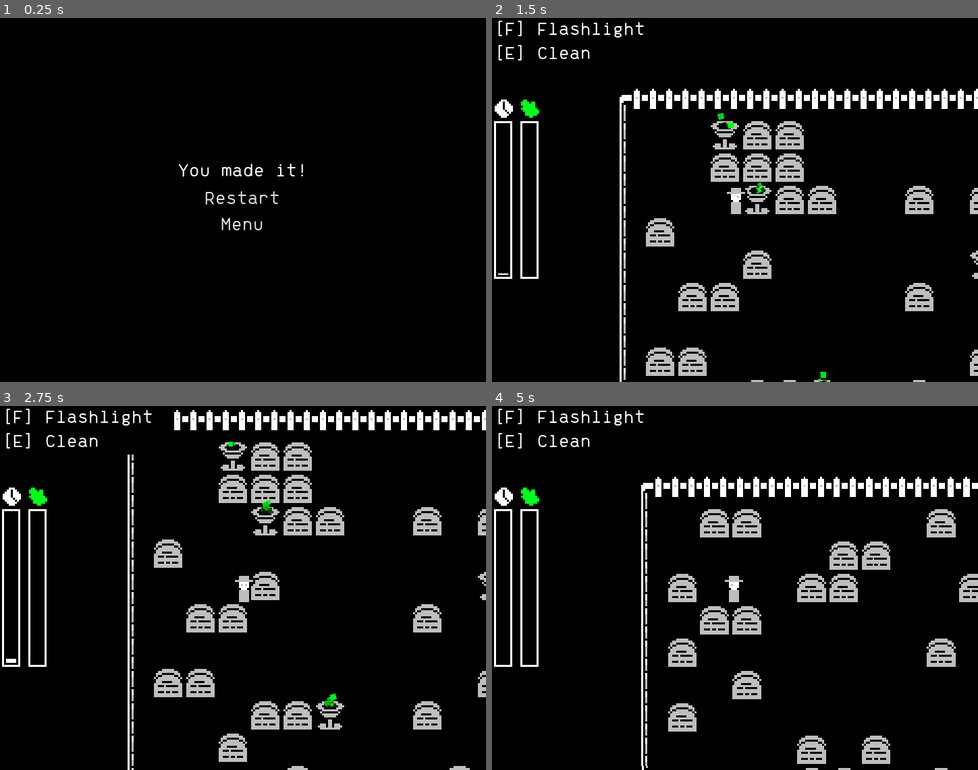
Above: before the commit, frames 1-4 (two rows, left to right).
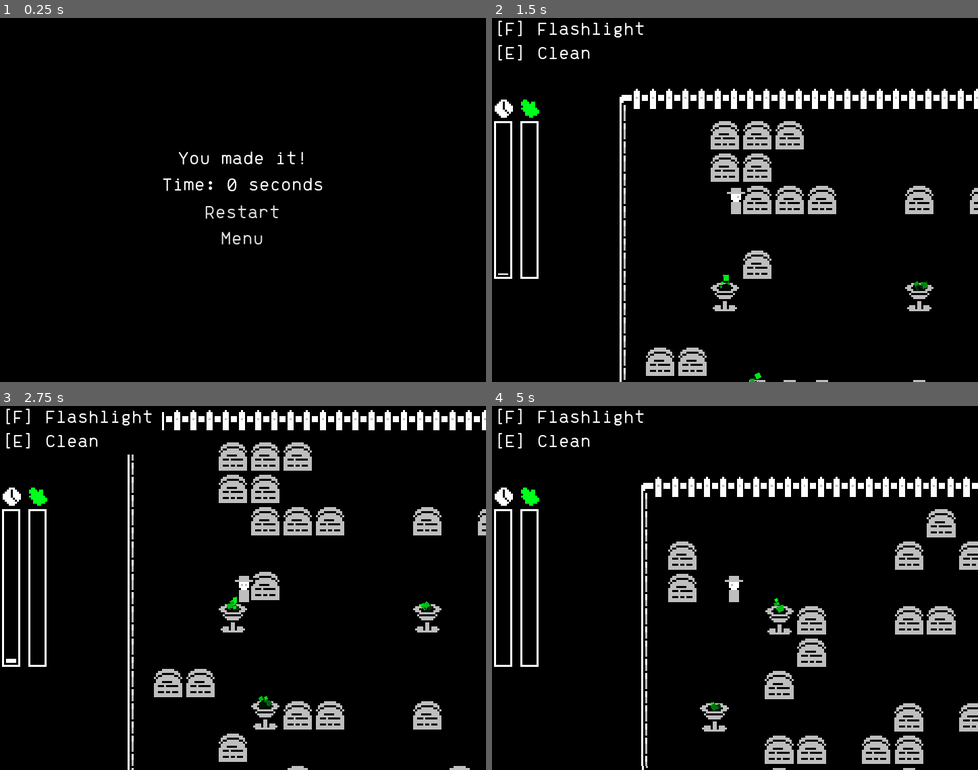
Above: after the commit, the same moments.

Repository: lucille-d/pixelles-2021
Game: Godot game, scene res://scenes/menus/GameOver.tscn
Same seed, same stepped clock (60 frames per second), same inputs: the game is played once before the commit and once after it. This scene is started directly instead of the project's main scene. Sound files missing from this copy of the repository are replaced by a short silence.
Inputs (mouse positions are in pixels of both pictures, inside the frame that each line leads up to):
- Up to frame 1 (0.25 s): no input
- Up to frame 2 (1.5 s): click "Restart" at 0.5 s; tap Enter (ui_accept) at 1.25, 1.35 s; move the mouse to (841, 181) at 1.27 s; hold D (move_right) from 1.28 s (still down)
- Up to frame 3 (2.75 s): tap Enter (ui_accept) at 1.52, 1.82, 2.27, 2.3, 2.57 s; move the mouse to (145, 606) at 2.02 s; release D (move_right) at 2.03 s; hold S (move_down) from 2.03 s (still down); tap F (activate_light) at 2.1 s
- Up to frame 4 (5 s): move the mouse to (783, 507) at 2.77 s; release S (move_down) at 2.78 s; hold D (move_right) 2.78-3.53 s; tap E (clean) at 2.85 s; tap Enter (ui_accept) at 3.05, 3.6, 3.77, 4.07, 4.52, 4.55, 4.82 s; move the mouse to (710, 660) at 3.52 s; hold W (move_up) 3.53-4.28 s; move the mouse to (880, 642) at 4.27 s; hold A (move_left) from 4.28 s (still down); tap F (activate_light) at 4.35 s; tap 0 (restart) at 4.9 s

The runs differ from the first frame. In frame 1, 1.4% of the frame differs, in the area x 33-67%, y 36-63%; in frame 2, 2.3%; in frame 3, 2.8%; in frame 4, 8.5%, in the area x 36-100%, y 28-100%.

Commit message:
(feat) balancing and UI improvement

Diff:
--- a/scenes/levels/Game.gd
+++ b/scenes/levels/Game.gd
@@ -6,10 +6,15 @@
 onready var goo_container = $GooContainer
 onready var pause_overlay = $GUI/PauseOverlay
 
+const MAX_GHOSTS = 5
 var ghost_spawn_timer = 0
+var ghost_counter = 0
 
 const LEVEL_TIME = 60 # seconds
 var current_time = 0
+var current_difficulty = 1
+const MAX_DIFFICULTY = 4
+const DIFFICULTY_TIER  = LEVEL_TIME / MAX_DIFFICULTY
 
 const MAX_CHAOS = 100
 var current_chaos = 0
@@ -19,15 +24,21 @@
 
 func _process(delta):
 	current_time += delta
+	update_difficulty()
 	ui_timebar.value = min(100, current_time * 100 / LEVEL_TIME)
 
 	if current_time >= LEVEL_TIME:
-		Global.end_game(true)
+		Global.end_game(true, current_time)
 
 	ghost_spawn_timer -= delta
 	if ghost_spawn_timer <= 0:
-		spawn_ghost()
+		if ghost_counter < MAX_GHOSTS:
+			spawn_ghost()
 		ghost_spawn_timer = randi() % 4 + 2
+
+func update_difficulty():
+	if current_time > current_difficulty * DIFFICULTY_TIER:
+		current_difficulty += 1
 
 func update_chaos(value):
 	current_chaos = max(0, current_chaos + value)
@@ -35,15 +46,23 @@
 	ui_chaosbar.value = min(100, current_chaos * 100 / MAX_CHAOS)
 
 	if current_chaos > MAX_CHAOS:
-		Global.end_game(false)
+		Global.end_game(false, current_time)
 
 func spawn_ghost():
 	var g = Ghost.instance()
 	g.position.x = randi() % 350
 	g.position.y = randi() % 250
+	g.connect("ghost_dead", self, "on_ghost_death")
+	g.game = self
 	if randf() > .5:
 		g.direction = 1
 	add_child(g)
+	ghost_counter += 1
+	print("NEW! ghosts : ", str(ghost_counter))
+
+func on_ghost_death():
+	ghost_counter -= 1
+	print("DEAD! ghosts : ", str(ghost_counter))
 
 func on_pause(is_paused):
 	if is_paused:
--- a/scenes/levels/Game.tscn
+++ b/scenes/levels/Game.tscn
@@ -1,7 +1,8 @@
-[gd_scene load_steps=12 format=2]
+[gd_scene load_steps=13 format=2]
 
 [ext_resource path="res://assets/regular.otf" type="DynamicFontData" id=1]
 [ext_resource path="res://scenes/nodes/Player.tscn" type="PackedScene" id=2]
+[ext_resource path="res://scenes/menus/HoverButton.tscn" type="PackedScene" id=3]
 [ext_resource path="res://assets/resources/env_tileset.tres" type="TileSet" id=4]
 [ext_resource path="res://scenes/nodes/ui/UIBar.tscn" type="PackedScene" id=5]
 [ext_resource path="res://scenes/levels/Game.gd" type="Script" id=6]
@@ -19,16 +20,16 @@
 glow_blend_mode = 1
 glow_bicubic_upscale = true
 
+[sub_resource type="CanvasItemMaterial" id=4]
+blend_mode = 4
+
 [sub_resource type="CanvasItemMaterial" id=3]
 blend_mode = 3
 light_mode = 1
 
 [sub_resource type="DynamicFont" id=2]
-size = 96
+size = 72
 font_data = ExtResource( 1 )
-
-[sub_resource type="CanvasItemMaterial" id=4]
-blend_mode = 4
 
 [node name="Game" type="Node2D"]
 script = ExtResource( 6 )
@@ -46,6 +47,30 @@
 sprite_rect_x = 83
 colored = true
 
+[node name="Controls" type="Panel" parent="GUI"]
+self_modulate = Color( 0, 0, 0, 1 )
+material = SubResource( 4 )
+margin_right = 80.0
+margin_bottom = 24.0
+theme = ExtResource( 7 )
+__meta__ = {
+"_edit_use_anchors_": false
+}
+
+[node name="Label" type="Label" parent="GUI/Controls"]
+margin_left = 0.595276
+margin_top = 0.992126
+margin_right = 80.5953
+margin_bottom = 26.9921
+theme = ExtResource( 7 )
+custom_colors/font_color = Color( 1, 1, 1, 1 )
+text = "[F] Flashlight
+[E] Clean"
+clip_text = true
+__meta__ = {
+"_edit_use_anchors_": false
+}
+
 [node name="PauseOverlay" type="Panel" parent="GUI"]
 visible = false
 material = SubResource( 3 )
@@ -55,9 +80,21 @@
 "_edit_use_anchors_": false
 }
 
-[node name="Label" type="Label" parent="GUI/PauseOverlay"]
-anchor_right = 1.0
+[node name="VBoxContainer" type="VBoxContainer" parent="GUI/PauseOverlay"]
+anchor_left = 0.5
+anchor_right = 0.5
 anchor_bottom = 1.0
+margin_left = -37.0
+margin_right = 37.0
+margin_bottom = -26.0
+__meta__ = {
+"_edit_use_anchors_": false
+}
+
+[node name="Label" type="Label" parent="GUI/PauseOverlay/VBoxContainer"]
+margin_right = 74.0
+margin_bottom = 126.0
+size_flags_vertical = 3
 theme = ExtResource( 7 )
 custom_fonts/font = SubResource( 2 )
 text = "||"
@@ -67,29 +104,21 @@
 "_edit_use_anchors_": false
 }
 
-[node name="Controls" type="Panel" parent="GUI"]
-self_modulate = Color( 0, 0, 0, 1 )
-material = SubResource( 4 )
-margin_right = 85.0
-margin_bottom = 24.0
-theme = ExtResource( 7 )
-__meta__ = {
-"_edit_use_anchors_": false
-}
+[node name="RestartButton" parent="GUI/PauseOverlay/VBoxContainer" instance=ExtResource( 3 )]
+anchor_right = 0.0
+margin_top = 130.0
+margin_right = 74.0
+margin_bottom = 140.0
+text = "Restart level"
+global_method = "restart"
 
-[node name="Label" type="Label" parent="GUI/Controls"]
-margin_left = 0.595276
-margin_top = 0.992126
-margin_right = 85.5953
-margin_bottom = 26.9921
-theme = ExtResource( 7 )
-custom_colors/font_color = Color( 1, 1, 1, 1 )
-text = "[F] Flashlight
-[E] Clean"
-clip_text = true
-__meta__ = {
-"_edit_use_anchors_": false
-}
+[node name="QuitButton" parent="GUI/PauseOverlay/VBoxContainer" instance=ExtResource( 3 )]
+anchor_right = 0.0
+margin_top = 144.0
+margin_right = 74.0
+margin_bottom = 154.0
+text = "Menu"
+global_method = "to_menu"
 
 [node name="BackgroundMap" type="TileMap" parent="."]
 tile_set = ExtResource( 4 )
--- a/scenes/levels/ProceduralLevel.gd
+++ b/scenes/levels/ProceduralLevel.gd
@@ -25,7 +25,7 @@
 	for x in level_width:
 		for y in level_height:
 			if x == y and x == 2: continue # player spawn position
-			if noise.get_noise_2d(float(x),float(y)) > 0.25:
+			if noise.get_noise_2d(float(x),float(y)) > 0.3:
 				if randf() <= .9:
 					set_cell(x, y, tomb_tile)
 				else:
--- a/scenes/levels/Tutorial.gd
+++ b/scenes/levels/Tutorial.gd
@@ -69,7 +69,7 @@
 func process_step_4():
 	if Input.is_action_just_pressed("ui_accept"):
 		ui_time_bar.show()
-		label.text = "If you make it to the end of the time, you win!"
+		label.text = "If you make it to the end of the timer, you win!"
 		current_step += 1
 
 func process_step_5():
--- a/scenes/levels/Tutorial.tscn
+++ b/scenes/levels/Tutorial.tscn
@@ -1,10 +1,44 @@
-[gd_scene load_steps=6 format=2]
+[gd_scene load_steps=9 format=2]
 
 [ext_resource path="res://scenes/nodes/Player.tscn" type="PackedScene" id=1]
 [ext_resource path="res://assets/resources/theme.tres" type="Theme" id=2]
 [ext_resource path="res://scenes/levels/Tutorial.gd" type="Script" id=3]
 [ext_resource path="res://scenes/nodes/ui/UIBar.tscn" type="PackedScene" id=4]
 [ext_resource path="res://assets/resources/env_tileset.tres" type="TileSet" id=5]
+[ext_resource path="res://assets/regular.otf" type="DynamicFontData" id=6]
+
+[sub_resource type="DynamicFont" id=1]
+size = 12
+font_data = ExtResource( 6 )
+
+[sub_resource type="Animation" id=2]
+resource_name = "Bounce"
+length = 0.8
+loop = true
+tracks/0/type = "value"
+tracks/0/path = NodePath("CanvasLayer/Panel/EnterLabel:margin_top")
+tracks/0/interp = 2
+tracks/0/loop_wrap = true
+tracks/0/imported = false
+tracks/0/enabled = true
+tracks/0/keys = {
+"times": PoolRealArray( 0, 0.4 ),
+"transitions": PoolRealArray( 1, 1 ),
+"update": 0,
+"values": [ -15.0, -18 ]
+}
+tracks/1/type = "value"
+tracks/1/path = NodePath("CanvasLayer/Panel/EnterLabel:visible")
+tracks/1/interp = 1
+tracks/1/loop_wrap = true
+tracks/1/imported = false
+tracks/1/enabled = false
+tracks/1/keys = {
+"times": PoolRealArray( 0, 0.4 ),
+"transitions": PoolRealArray( 1, 1 ),
+"update": 1,
+"values": [ true, false ]
+}
 
 [node name="Tutorial" type="Node2D"]
 pause_mode = 2
@@ -56,15 +90,22 @@
 }
 
 [node name="EnterLabel" type="Label" parent="CanvasLayer/Panel"]
-visible = false
 anchor_left = 1.0
 anchor_top = 1.0
 anchor_right = 1.0
 anchor_bottom = 1.0
-margin_left = -40.0
-margin_top = -10.0
+margin_left = -45.0
+margin_top = -18.0
+custom_fonts/font = SubResource( 1 )
 text = "[ENTER]"
+__meta__ = {
+"_edit_use_anchors_": false
+}
 
 [node name="GooContainer" type="Node2D" parent="."]
 
 [node name="GUI" type="CanvasLayer" parent="."]
+
+[node name="AnimationPlayer" type="AnimationPlayer" parent="."]
+autoplay = "Bounce"
+anims/Bounce = SubResource( 2 )
--- a/scenes/menus/GameOver.gd
+++ b/scenes/menus/GameOver.gd
@@ -1,6 +1,12 @@
 extends Control
 
 onready var label = $VBoxContainer/Label
+onready var time_label = $VBoxContainer/TimeLabel
 
 func _ready():
-	label.text = "You made it!" if Global.has_won else "Slime is everywhere... You lost!"
+	if Global.has_won:
+		label.text = "You made it!"
+	else:
+		label.text = "Slime is everywhere... You lost!"
+		time_label.text = "Time: " + str(floor(Global.finish_time)) + " seconds"
+		time_label.show()
--- a/scenes/menus/GameOver.tscn
+++ b/scenes/menus/GameOver.tscn
@@ -26,25 +26,32 @@
 }
 
 [node name="Label" type="Label" parent="VBoxContainer"]
-margin_top = 71.0
+margin_top = 64.0
 margin_right = 100.0
-margin_bottom = 81.0
+margin_bottom = 74.0
 text = "game over"
 align = 1
 autowrap = true
 
+[node name="TimeLabel" type="Label" parent="VBoxContainer"]
+margin_top = 78.0
+margin_right = 100.0
+margin_bottom = 88.0
+text = "Time: 0 seconds"
+align = 1
+
 [node name="RestartButton" parent="VBoxContainer" instance=ExtResource( 3 )]
 anchor_right = 0.0
-margin_top = 85.0
+margin_top = 92.0
 margin_right = 100.0
-margin_bottom = 95.0
+margin_bottom = 102.0
 text = "Restart"
 global_method = "start_game"
 
 [node name="MenuButton" parent="VBoxContainer" instance=ExtResource( 3 )]
 anchor_right = 0.0
-margin_top = 99.0
+margin_top = 106.0
 margin_right = 100.0
-margin_bottom = 109.0
+margin_bottom = 116.0
 text = "Menu"
 global_method = "to_menu"
--- a/scenes/menus/Menu.tscn
+++ b/scenes/menus/Menu.tscn
@@ -1,7 +1,11 @@
-[gd_scene load_steps=3 format=2]
+[gd_scene load_steps=5 format=2]
 
+[ext_resource path="res://assets/regular.otf" type="DynamicFontData" id=1]
 [ext_resource path="res://assets/resources/theme.tres" type="Theme" id=2]
 [ext_resource path="res://scenes/menus/HoverButton.tscn" type="PackedScene" id=3]
+
+[sub_resource type="DynamicFont" id=1]
+font_data = ExtResource( 1 )
 
 [node name="Menu" type="Control"]
 pause_mode = 2
@@ -16,39 +20,51 @@
 anchor_left = 0.5
 anchor_right = 0.5
 anchor_bottom = 1.0
-margin_left = -50.0
-margin_right = 50.0
+margin_left = -76.0
+margin_right = 76.0
 alignment = 1
 __meta__ = {
 "_edit_use_anchors_": false
 }
 
 [node name="Label" type="Label" parent="VBoxContainer"]
-margin_top = 64.0
-margin_right = 100.0
-margin_bottom = 74.0
-text = "Untitled Ghost Game"
+margin_top = 36.0
+margin_right = 152.0
+margin_bottom = 87.0
+theme = ExtResource( 2 )
+custom_fonts/font = SubResource( 1 )
+text = "Untitled Ghost Game
+
+"
 align = 1
+
+[node name="StartButton" parent="VBoxContainer" instance=ExtResource( 3 )]
+anchor_right = 0.0
+margin_top = 91.0
+margin_right = 152.0
+margin_bottom = 101.0
+text = "Start"
+global_method = "start_game"
 
 [node name="TutorialButton" parent="VBoxContainer" instance=ExtResource( 3 )]
 anchor_right = 0.0
-margin_top = 78.0
-margin_right = 100.0
-margin_bottom = 88.0
+margin_top = 105.0
+margin_right = 152.0
+margin_bottom = 115.0
 text = "Tutorial"
 global_method = "to_tutorial"
 
-[node name="StartButton" parent="VBoxContainer" instance=ExtResource( 3 )]
-anchor_right = 0.0
-margin_top = 92.0
-margin_right = 100.0
-margin_bottom = 102.0
-text = "Start"
-global_method = "start_game"
-
 [node name="SettingsButton" parent="VBoxContainer" instance=ExtResource( 3 )]
 anchor_right = 0.0
-margin_top = 106.0
-margin_right = 100.0
-margin_bottom = 116.0
+margin_top = 119.0
+margin_right = 152.0
+margin_bottom = 129.0
 text = "Settings"
+
+[node name="QuitButton" parent="VBoxContainer" instance=ExtResource( 3 )]
+anchor_right = 0.0
+margin_top = 133.0
+margin_right = 152.0
+margin_bottom = 143.0
+text = "Quit"
+global_method = "quit"
--- a/scenes/menus/Settings.tscn
+++ b/scenes/menus/Settings.tscn
@@ -17,10 +17,10 @@
 anchor_left = 1.0
 anchor_right = 1.0
 anchor_bottom = 1.0
-margin_left = -122.0
-margin_top = 20.0
-margin_right = 214.0
-margin_bottom = 240.0
+margin_left = -118.0
+margin_top = 24.0
+margin_right = 218.0
+margin_bottom = 244.0
 rect_scale = Vector2( 0.35, 0.35 )
 rect_clip_content = true
 size_flags_horizontal = 4
@@ -48,7 +48,7 @@
 margin_top = 64.0
 margin_right = 88.0
 margin_bottom = 87.0
-text = "Select accent color:"
+text = "Pick your favorite color:"
 valign = 2
 autowrap = true
 
--- a/scenes/nodes/Ghost.gd
+++ b/scenes/nodes/Ghost.gd
@@ -1,4 +1,6 @@
 extends RigidBody2D
+
+signal ghost_dead
 
 onready var Goo = preload("Goo.tscn")
 
@@ -9,6 +11,7 @@
 const SPEED = 50
 export(int, "Vertical", "Horizontal") var direction
 
+var game = null
 var is_killable = true
 var facing = 1
 var dying = false
@@ -20,7 +23,7 @@
 	goo_timer -= delta
 	if goo_timer <= 0:
 		spawn_goo()
-		goo_timer = randi() % 4 + 2
+		goo_timer = get_goo_timer()
 
 	if direction == 1:
 		sprite.region_rect.position.x = 32
@@ -42,8 +45,9 @@
 			facing = 1
 
 func hit_by_light():
-	if not is_killable: return # used for tutorial
+	if not is_killable or dying: return # used for tutorial
 	dying = true
+	emit_signal("ghost_dead")
 	anim_player.play("die")
 
 func spawn_goo():
@@ -51,3 +55,6 @@
 	g.position = position
 	goo_container.add_child(g)
 	return g
+
+func get_goo_timer():
+	return randi() % 4 + 4 - game.current_difficulty
--- a/scenes/nodes/Ghost.tscn
+++ b/scenes/nodes/Ghost.tscn
@@ -50,18 +50,6 @@
 "method": "queue_free"
 } ]
 }
-tracks/2/type = "value"
-tracks/2/path = NodePath("Sprite:modulate")
-tracks/2/interp = 1
-tracks/2/loop_wrap = true
-tracks/2/imported = false
-tracks/2/enabled = false
-tracks/2/keys = {
-"times": PoolRealArray( 0.2 ),
-"transitions": PoolRealArray( 1 ),
-"update": 0,
-"values": [ Color( 1, 0, 0, 1 ) ]
-}
 
 [node name="Ghost" type="RigidBody2D"]
 collision_layer = 2
@@ -71,6 +59,7 @@
 script = ExtResource( 2 )
 
 [node name="Sprite" type="Sprite" parent="."]
+scale = Vector2( 0.72, 0.72 )
 texture = ExtResource( 1 )
 region_enabled = true
 region_rect = Rect2( 0, 32, 16, 16 )
--- a/scripts/Global.gd
+++ b/scripts/Global.gd
@@ -9,6 +9,7 @@
 onready var SettingsScene = preload("res://scenes/menus/Settings.tscn")
 
 var has_won = true
+var finish_time = -1
 
 const DEFAULT_ACCENT_COLOR = Color("#00ff1b")
 var accent_color = DEFAULT_ACCENT_COLOR
@@ -18,7 +19,7 @@
 
 func _process(_delta):
 	if Input.is_action_just_pressed("quit"):
-		get_tree().quit()
+		quit()
 
 	if Input.is_action_just_pressed("restart"):
 		restart()
@@ -34,8 +35,9 @@
 func to_tutorial():
 	get_tree().change_scene_to(TutorialScene)
 
-func end_game(win):
+func end_game(win, time):
 	has_won = win
+	finish_time = time
 	get_tree().change_scene_to(GameOverScene)
 
 func to_menu():
@@ -46,3 +48,6 @@
 
 func restart():
 	get_tree().reload_current_scene()
+
+func quit():
+	get_tree().quit()
